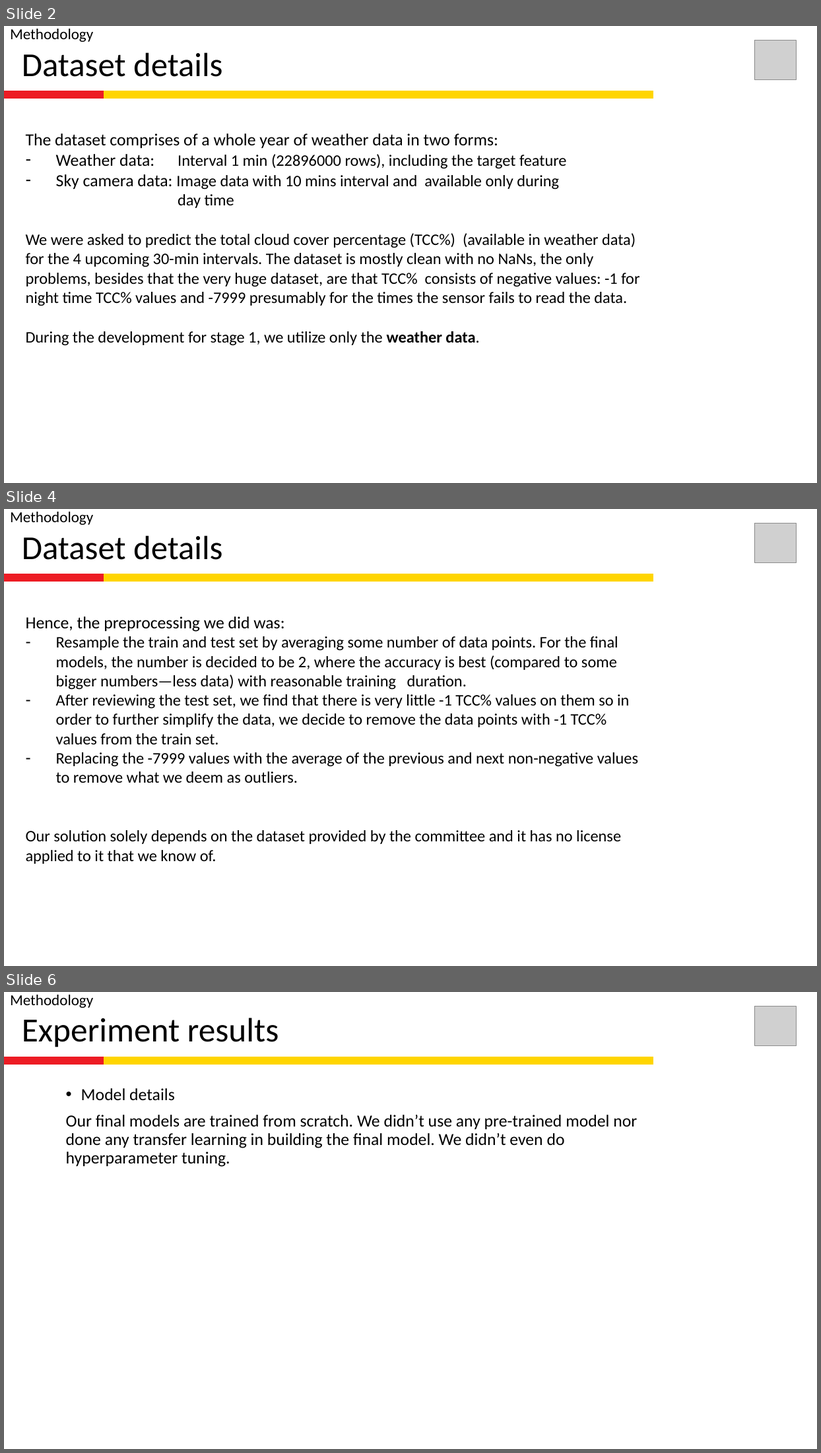
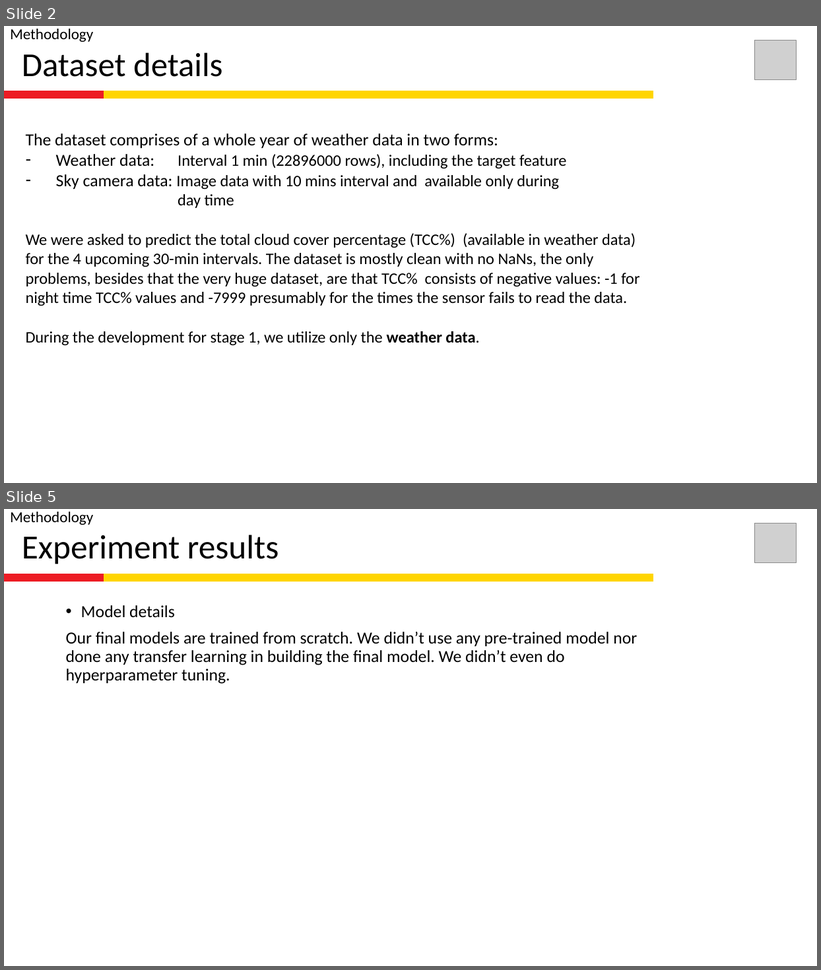
Before and after one commit to paramudya/alexandra-for-shellai, a slide deck: alexandra_pitch-stage1-v1.pptx. Shown one above the other, each under a label of ours: slides 2, 4 and 6 before the commit, slides 2 and 5 after it; the slides between them are not shown. The pictures are 821x1453 and 821x970 pixels, drawn with LibreOffice and Linux fonts; fonts in the diff are those of the drawing; grey boxes stand for pictures; background and template pictures are left out. Boxes give left, top, right and bottom in pixels: in the first picture for what was removed or moved away, otherwise in the second. Text is boxed around its words. In the diff, an @@ line names an element or a change of style, - is before the commit and + after.

```diff
--- a/alexandra_pitch-stage1-v1.pptx
+++ b/alexandra_pitch-stage1-v1.pptx
@@ slide 4 removed at bbox=[4, 509, 817, 966], background picture (left out); not listed: 1 template element that a slide beside it also shows @@
@@ text removed at bbox=[10, 512, 93, 525] @@
-Methodology
@@ picture removed at bbox=[754, 524, 797, 562] @@
@@ title removed at bbox=[22, 535, 223, 560] @@
-Dataset details
@@ rectangle removed at bbox=[4, 574, 476, 582] @@
@@ rectangle removed at bbox=[104, 574, 653, 582] @@
@@ text removed at bbox=[26, 617, 638, 864] @@
-Hence, the preprocessing we did was:
-– Resample the train and test set by averaging some number of data points. For the final models, the number is decided to be 2, where the accuracy is best (compared to some bigger numbers—less data) with reasonable training duration.
-– After reviewing the test set, we find that there is very little -1 TCC% values on them so in order to further simplify the data, we decide to remove the data points with -1 TCC% values from the train set.
-– Replacing the -7999 values with the average of the previous and next non-negative values to remove what we deem as outliers.
-Our solution solely depends on the dataset provided by the committee and it has no license applied to it that we know of.
@@ what was slide 6 is now slide 5 @@
```
Also in this commit, not shown: 2 slides changed.
